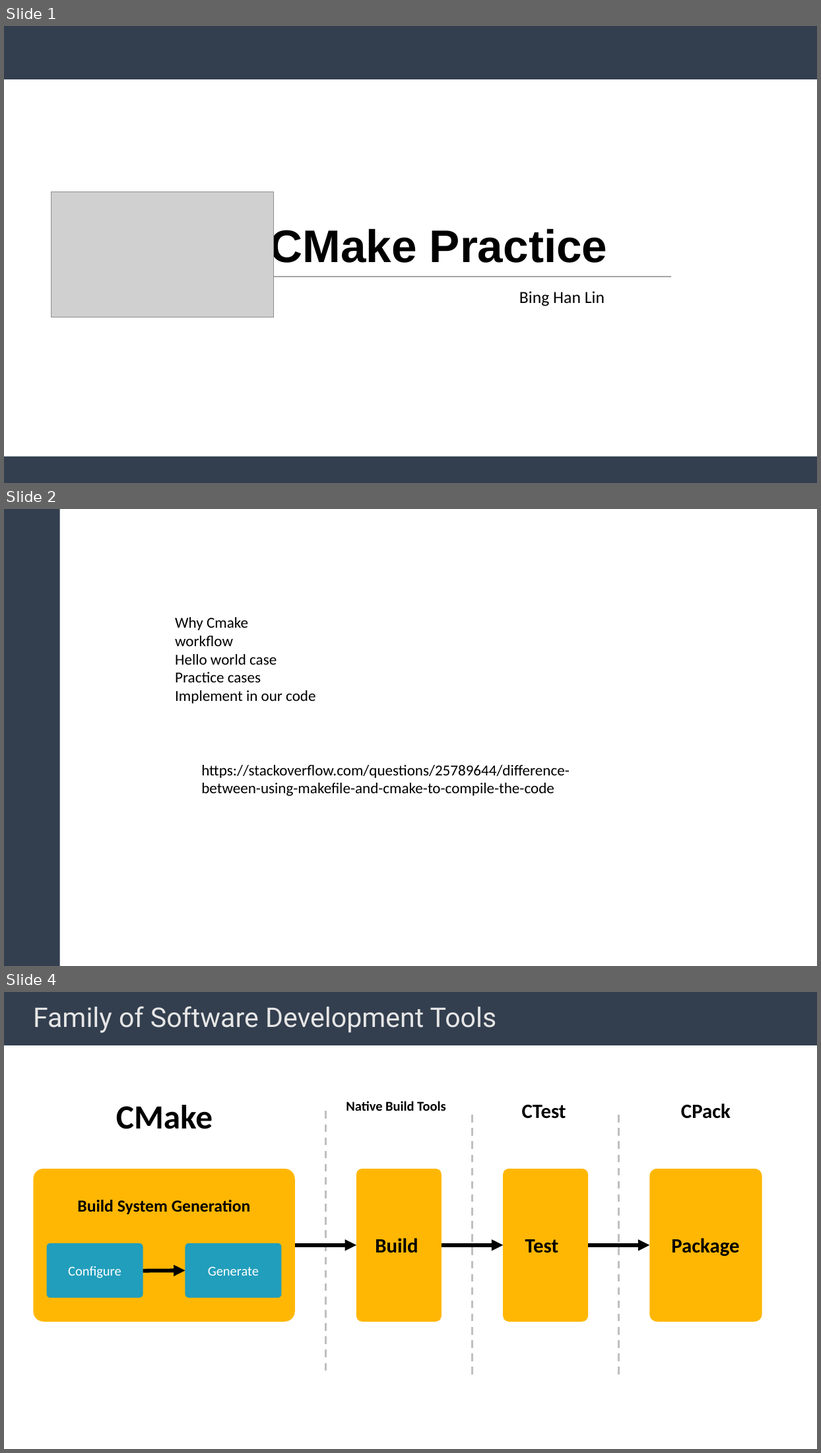
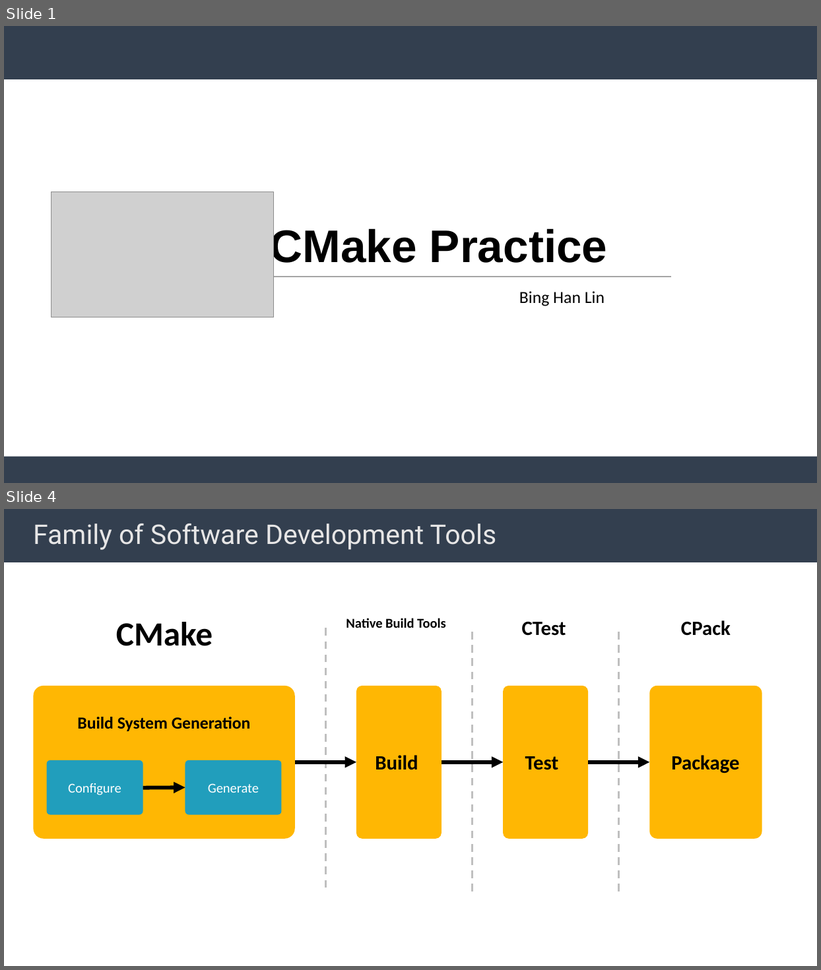
Before and after one commit to BingHanLin/Learn_Modern_CMake, a slide deck: cmake notes.pptx. Shown one above the other, each under a label of ours: slides 1, 2 and 4 before the commit, slides 1 and 4 after it; the slides between them are not shown. The pictures are 821x1453 and 821x970 pixels, drawn with LibreOffice and Linux fonts; fonts in the diff are those of the drawing; grey boxes stand for pictures; background and template pictures are left out. Boxes give left, top, right and bottom in pixels: in the first picture for what was removed or moved away, otherwise in the second. Text is boxed around its words. In the diff, an @@ line names an element or a change of style, - is before the commit and + after.

```diff
--- a/cmake notes.pptx
+++ b/cmake notes.pptx
@@ slide 2 removed at box(4, 509, 817, 966), background #FFFFFF @@
@@ rectangle removed at box(4, 509, 60, 966) @@
@@ rectangle removed at box(4, 509, 36, 966) @@
@@ text removed at box(175, 617, 316, 704) @@
-Why Cmake
-workflow
-Hello world case
-Practice cases
-Implement in our code
@@ text removed at box(201, 765, 569, 796) @@
-https://stackoverflow.com/questions/25789644/difference-between-using-makefile-and-cmake-to-compile-the-code
```
Also in this commit, not shown: 8 slides changed, 3 slides added, 3 other slides removed, 35 other files.
